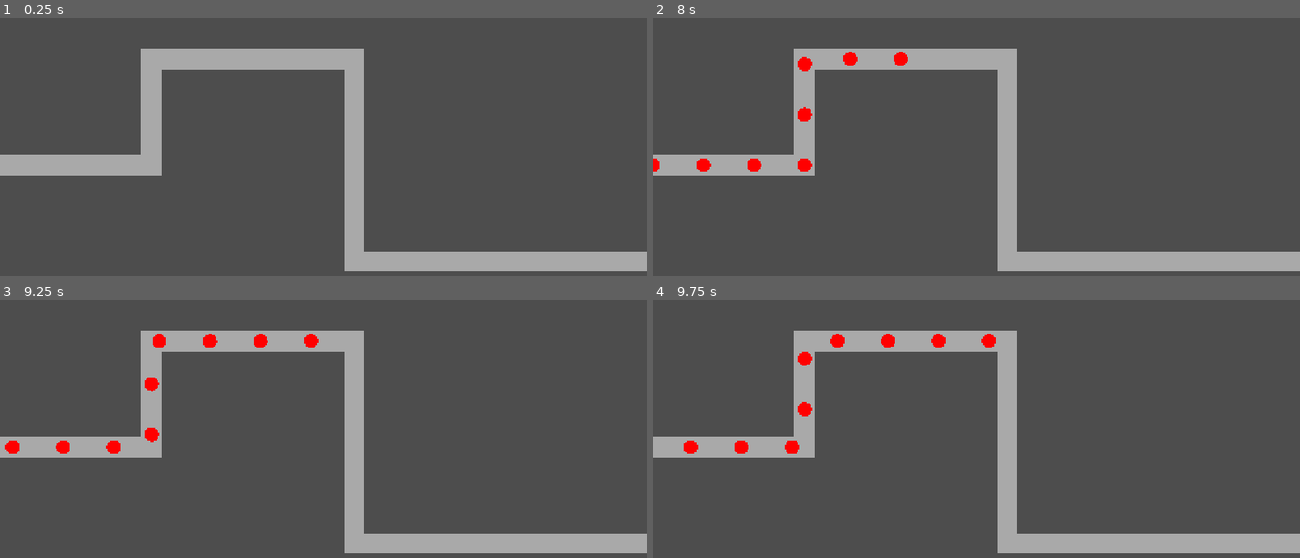
Above: before the commit, frames 1-4 (two rows, left to right).
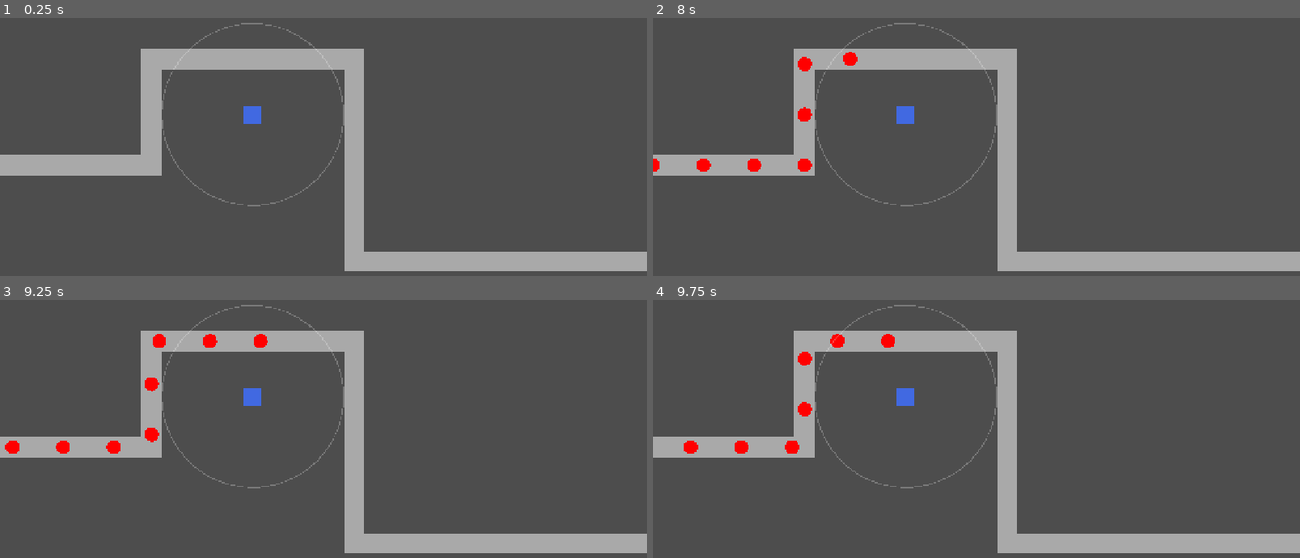
Above: after the commit, the same moments.

Repository: COLDANY/coursework
Game: Godot game, scene res://scenes/main.tscn
The game is run twice, just before and just after one commit, with the same random seed, the same clock (stepped at 60 frames per second) and the same inputs. This scene is started directly instead of the project's main scene.
Inputs:
- Up to frame 1 (0.25 s): no input
- Up to frame 2 (8 s): tap Enter at 0.5 s
- Up to frame 3 (9.25 s): no input
- Up to frame 4 (9.75 s): no input

The runs differ from the first frame. In frame 1, 0.5% of the frame differs, in the area x 25-54%, y 1-74%; in frame 2, 0.6%; in frame 3, 0.6%; in frame 4, 0.7%.

Commit message:
Башня держит цель и выбирает врага, ушедшего дальше по пути

Diff:
--- /dev/null
+++ b/scripts/bullet.gd
@@ -0,0 +1,20 @@
+class_name Bullet
+extends Node2D
+
+var target: Enemy
+var damage: int = 1
+var speed: float = 500.0
+
+func _process(delta: float) -> void:
+	if not is_instance_valid(target):
+		queue_free()
+		return
+	var to_target := target.global_position - global_position
+	if to_target.length() <= speed * delta:
+		target.take_damage(damage)
+		queue_free()
+	else:
+		global_position += to_target.normalized() * speed * delta
+
+func _draw() -> void:
+	draw_circle(Vector2.ZERO, 5, Color.YELLOW)
--- a/scripts/enemy.gd
+++ b/scripts/enemy.gd
@@ -10,6 +10,7 @@
 var hp: int
 
 func _ready() -> void:
+	add_to_group("enemies")
 	hp = max_hp
 	loop = false
 	rotates = false
--- a/scripts/main.gd
+++ b/scripts/main.gd
@@ -17,6 +17,10 @@
 	spawn_timer.timeout.connect(_spawn_enemy)
 	spawn_timer.start()
 
+	var tower := Tower.new()
+	tower.position = Vector2(500, 260)
+	add_child(tower)
+
 func _spawn_enemy() -> void:
 	var enemy := ENEMY_SCENE.instantiate()
 	path.add_child(enemy)
--- /dev/null
+++ b/scripts/tower.gd
@@ -0,0 +1,37 @@
+class_name Tower
+extends Node2D
+
+@export var attack_range: float = 180.0
+@export var damage: int = 1
+@export var fire_rate: float = 2.0
+
+var cooldown: float = 0.0
+var current_target: Enemy = null
+
+func _process(delta: float) -> void:
+	cooldown -= delta
+	if not _is_valid_target(current_target):
+		current_target = _find_target()
+	if _is_valid_target(current_target) and cooldown <= 0.0:
+		_shoot(current_target)
+		cooldown = 1.0 / fire_rate
+func _is_valid_target(e) -> bool:
+	return is_instance_valid(e) and global_position.distance_to(e.global_position) <= attack_range
+func _find_target() -> Enemy:
+	var best: Enemy = null
+	for node in get_tree().get_nodes_in_group("enemies"):
+		var e := node as Enemy
+		if _is_valid_target(e) and (best == null or e.progress > best.progress):
+			best = e
+	return best
+
+func _shoot(target: Enemy) -> void:
+	var b := Bullet.new()
+	b.target = target
+	b.damage = damage
+	get_tree().current_scene.add_child(b)
+	b.global_position = global_position
+
+func _draw() -> void:
+	draw_rect(Rect2(-18, -18, 36, 36), Color.ROYAL_BLUE)
+	draw_arc(Vector2.ZERO, attack_range, 0, TAU, 64, Color(1, 1, 1, 0.25), 2.0)
Not shown, added: scripts/bullet.gd.uid
Not shown, added: scripts/tower.gd.uid
